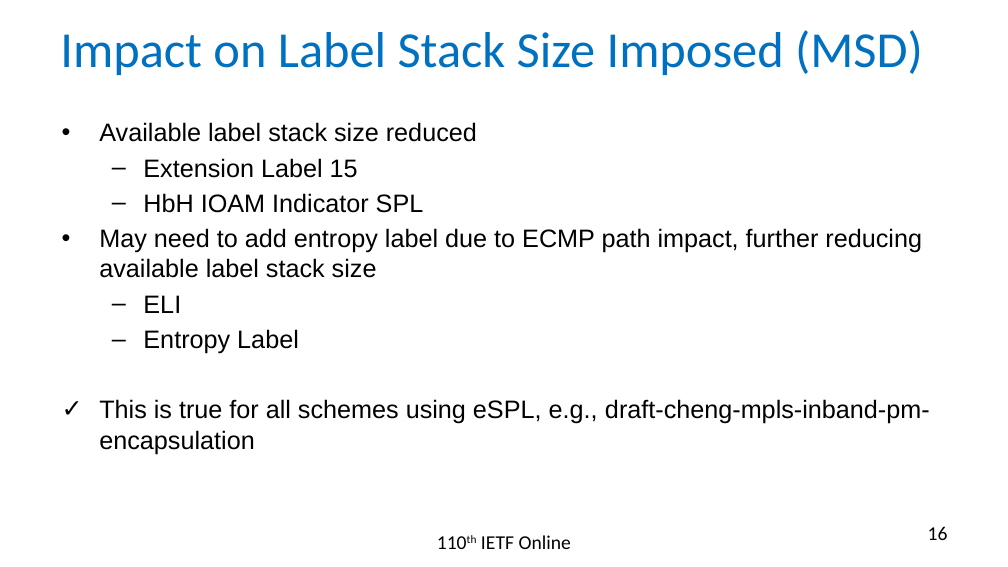
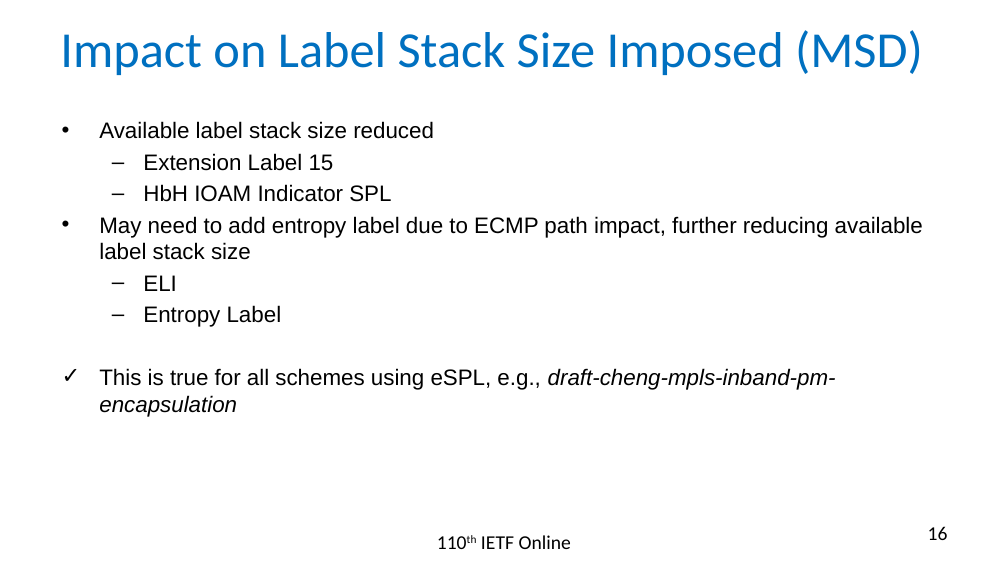
Before and after one commit to rakgandhi/ietf-slides, a slide deck: slide 16 of draft-gandhi-mpls-ioam-sr-05.pptx. Drawn at 1008x567 pixels with LibreOffice and Linux fonts; fonts in the diff are those of the drawing. Boxes give left, top, right and bottom in pixels: in the first picture for what was removed or moved away, otherwise in the second. Text is boxed around its words. In the diff, an @@ line names an element or a change of style, - is before the commit and + after.

```diff
--- a/draft-gandhi-mpls-ioam-sr-05.pptx
+++ b/draft-gandhi-mpls-ioam-sr-05.pptx
@@ text "Available label stack size reduced" at (x1=99, y1=121, x2=923, y2=417): size 18 to 16 pt; italic on in "draft-cheng-mpls-inband-pm-encapsulation" @@
```
Also in this commit, not shown: 5 other slides changed, 1 other file.
